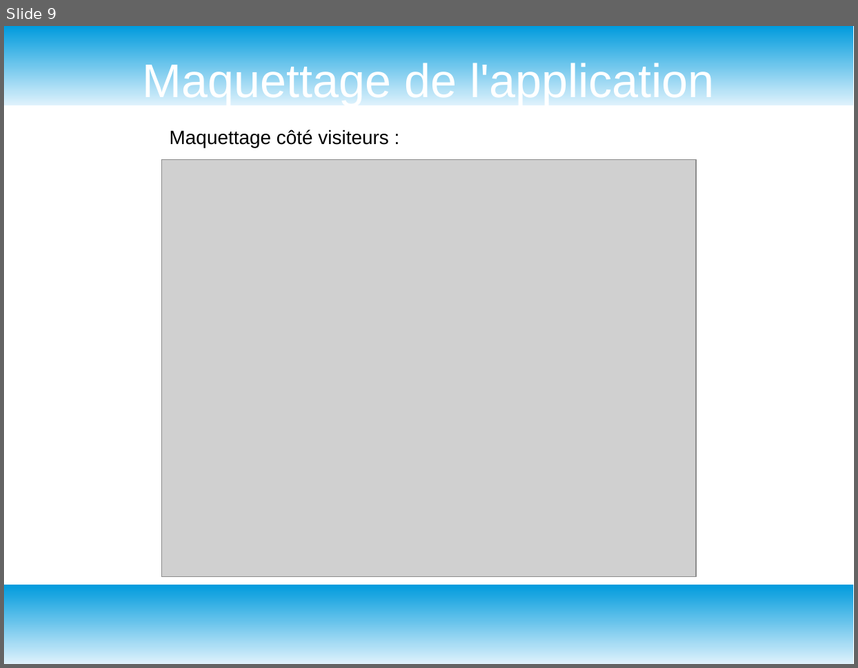
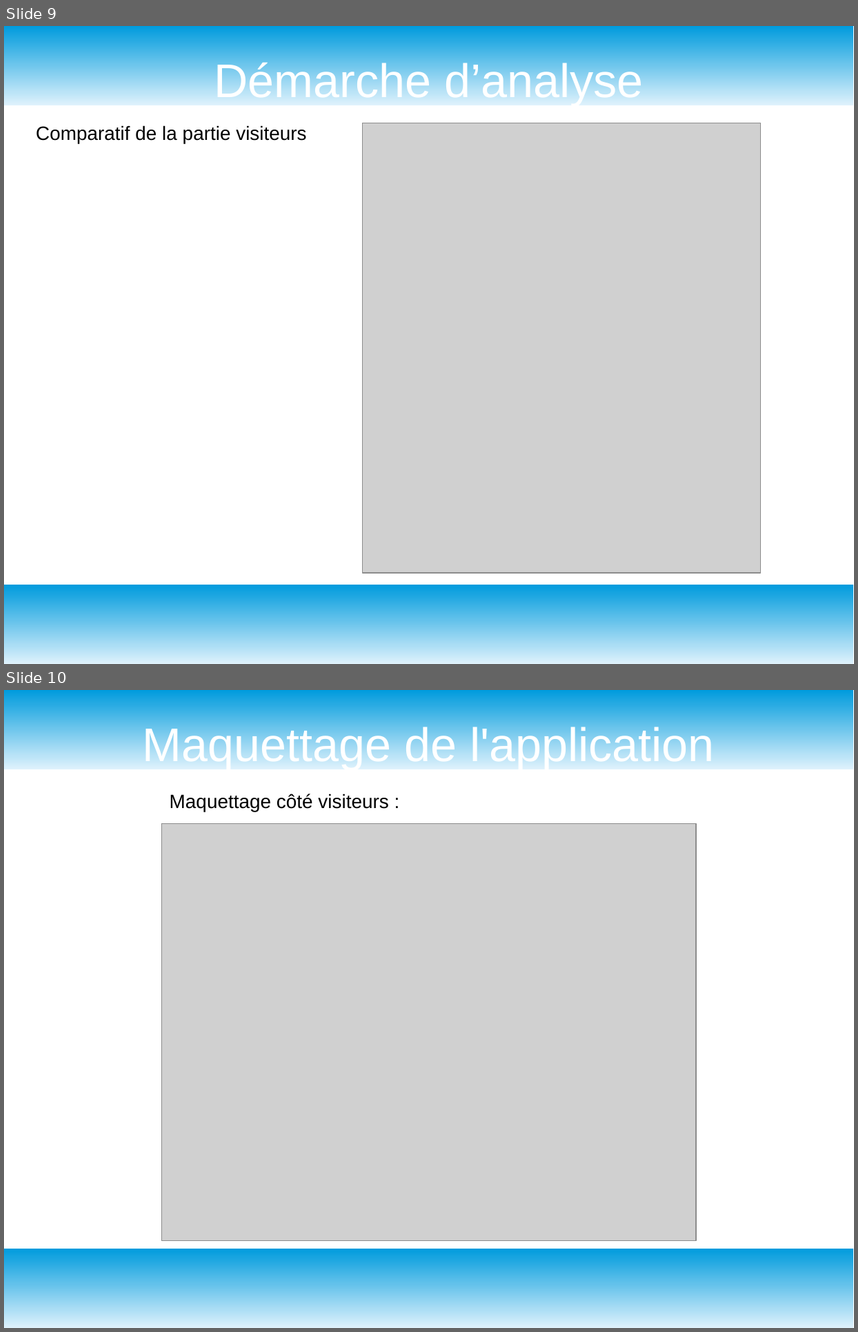
Before and after one commit to GuyomH/Fil-Rouge, a slide deck: assets/grand angle diapo.odp. Shown one above the other, each under a label of ours: slide 9 before the commit, slides 9 and 10 after it. The pictures are 858x668 and 858x1332 pixels, drawn with LibreOffice and Linux fonts; fonts in the diff are those of the drawing; grey boxes stand for pictures. Boxes give left, top, right and bottom in pixels: in the first picture for what was removed or moved away, otherwise in the second. Text is boxed around its words. In the diff, an @@ line names an element or a change of style, - is before the commit and + after.

```diff
--- a/assets/grand angle diapo.odp
+++ b/assets/grand angle diapo.odp
@@ slide 9 added at bbox=[4, 26, 854, 664], background #FFFFFF; not listed: 2 template elements that a slide beside it also shows @@
@@ title added at bbox=[214, 59, 643, 105], 44 pt, text #FFFFFF @@
+Démarche d’analyse
@@ text added at bbox=[36, 125, 306, 143], 18 pt, text #000000 @@
+Comparatif de la partie visiteurs
@@ picture added at bbox=[363, 123, 761, 573] @@
@@ what was slide 9 is now slide 10 @@
```
Also in this commit, not shown: 4 slides changed, 4 other slides added, 1 slide removed, 7 other files.
